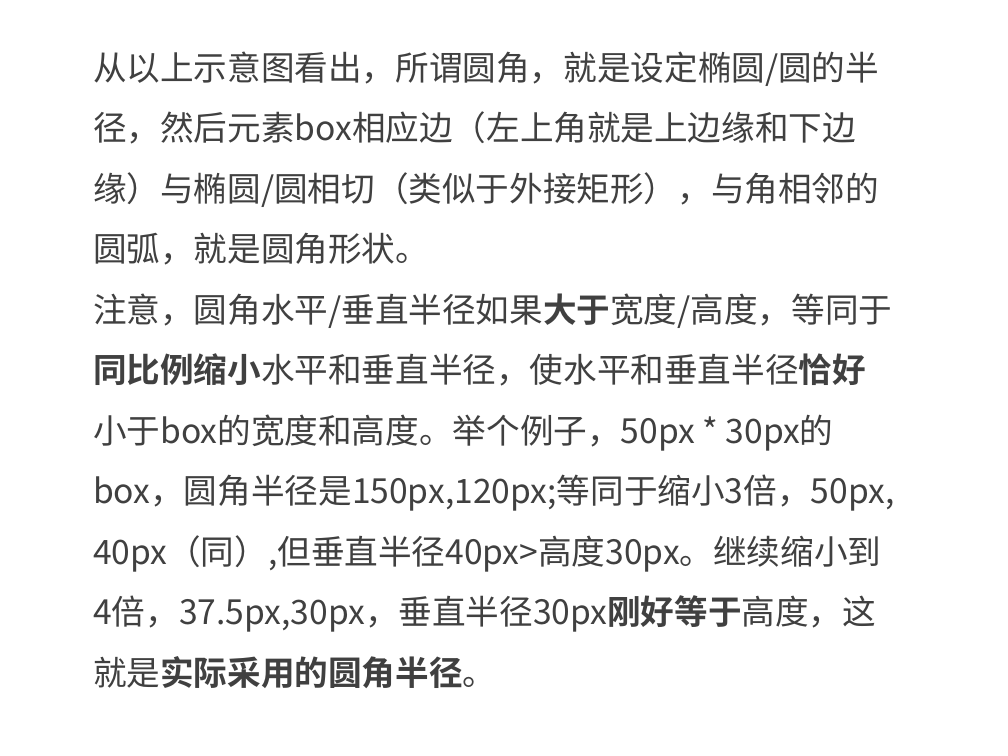
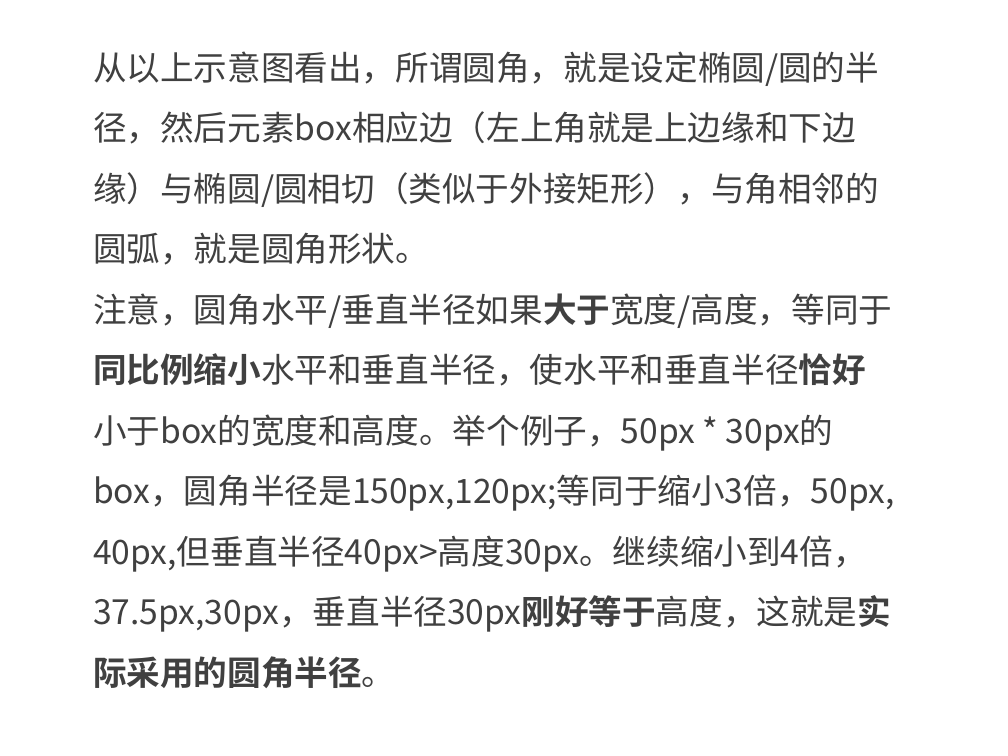
Before and after one commit to kong66/webAni, a slide deck: slide 8 of 7-neon2/neon2.pptx. Drawn at 1008x756 pixels with LibreOffice and Linux fonts; fonts in the diff are those of the drawing. Boxes give left, top, right and bottom in pixels: in the first picture for what was removed or moved away, otherwise in the second. Text is boxed around its words. In the diff, an @@ line names an element or a change of style, - is before the commit and + after.

```diff
--- a/7-neon2/neon2.pptx
+++ b/7-neon2/neon2.pptx
@@ text at [93,293,894,688]: text changed @@
-注意，圆角水平/垂直半径如果大于宽度/高度，等同于同比例缩小水平和垂直半径，使水平和垂直半径恰好小于box的宽度和高度。举个例子，50px * 30px的box，圆角半径是150px,120px;等同于缩小3倍，50px, 40px（同）,但垂直半径40px>高度30px。继续缩小到4倍，37.5px,30px，垂直半径30px刚好等于高度，这就是实际采用的圆角半径。
+注意，圆角水平/垂直半径如果大于宽度/高度，等同于同比例缩小水平和垂直半径，使水平和垂直半径恰好小于box的宽度和高度。举个例子，50px * 30px的box，圆角半径是150px,120px;等同于缩小3倍，50px, 40px,但垂直半径40px>高度30px。继续缩小到4倍，37.5px,30px，垂直半径30px刚好等于高度，这就是实际采用的圆角半径。
```
